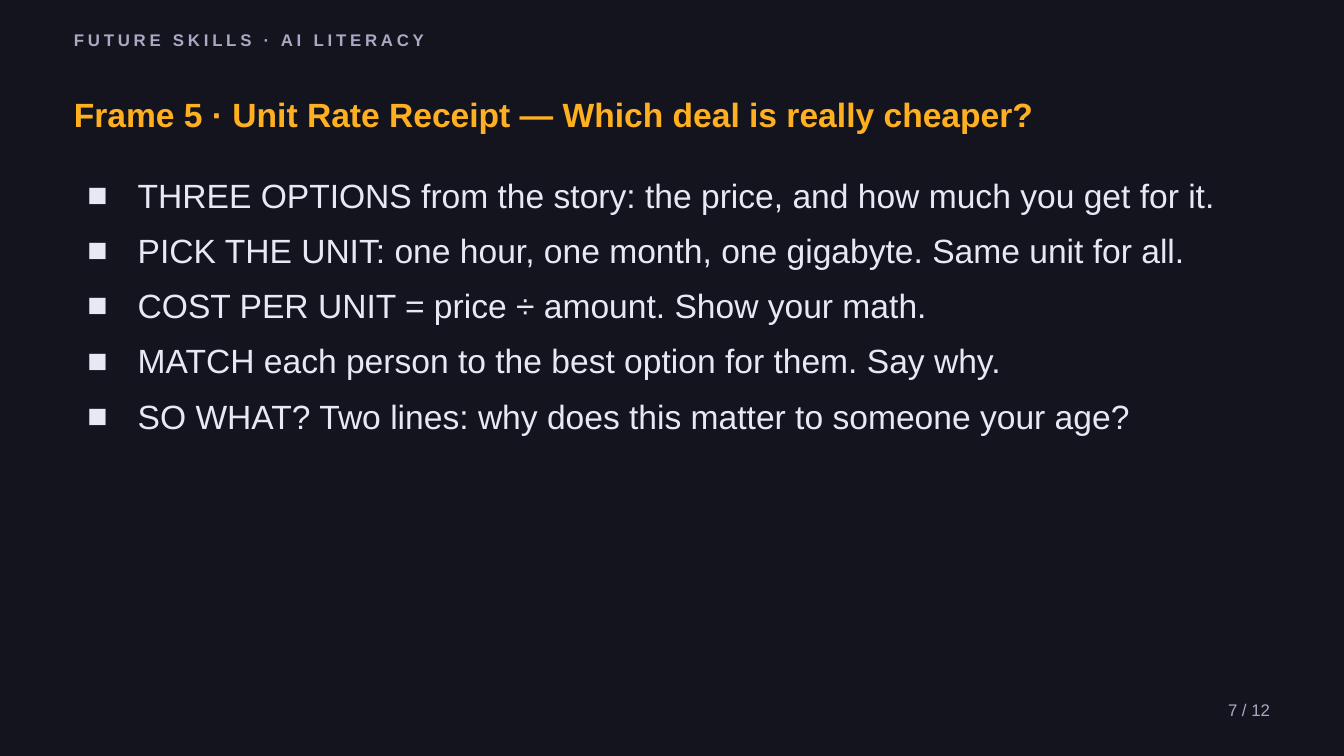
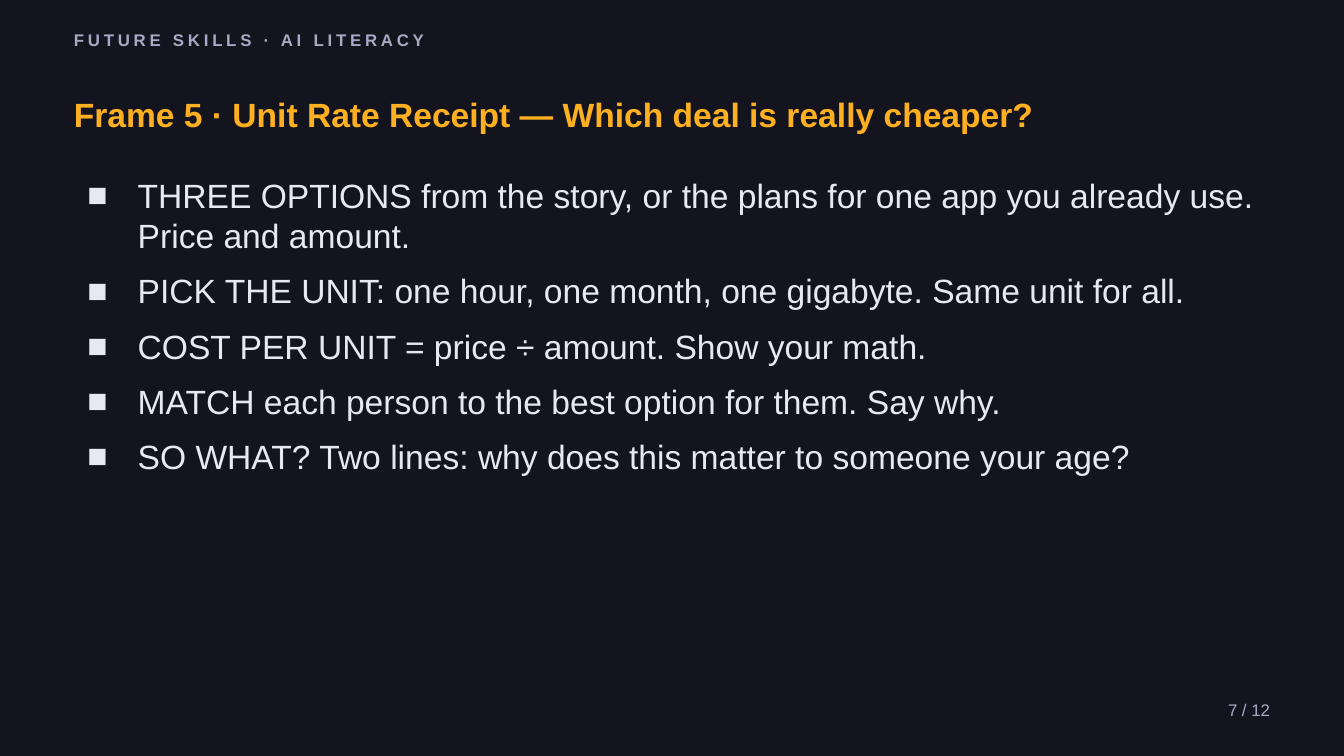
Before and after one commit to phiunit/tptphi, a slide deck: slide 7 of products/news-desk-frames/dist/News Desk - Slides.pptx. Drawn at 1344x756 pixels with LibreOffice and Linux fonts; fonts in the diff are those of the drawing. Boxes give left, top, right and bottom in pixels: in the first picture for what was removed or moved away, otherwise in the second. Text is boxed around its words. In the diff, an @@ line names an element or a change of style, - is before the commit and + after.

```diff
--- a/products/news-desk-frames/dist/News Desk - Slides.pptx
+++ b/products/news-desk-frames/dist/News Desk - Slides.pptx
@@ text at [138,183,1253,249]: text changed @@
-■ THREE OPTIONS from the story: the price, and how much you get for it.
+■ THREE OPTIONS from the story, or the plans for one app you already use. Price and amount.
```
Also in this commit, not shown: 5 other slides changed, 50 other files.
